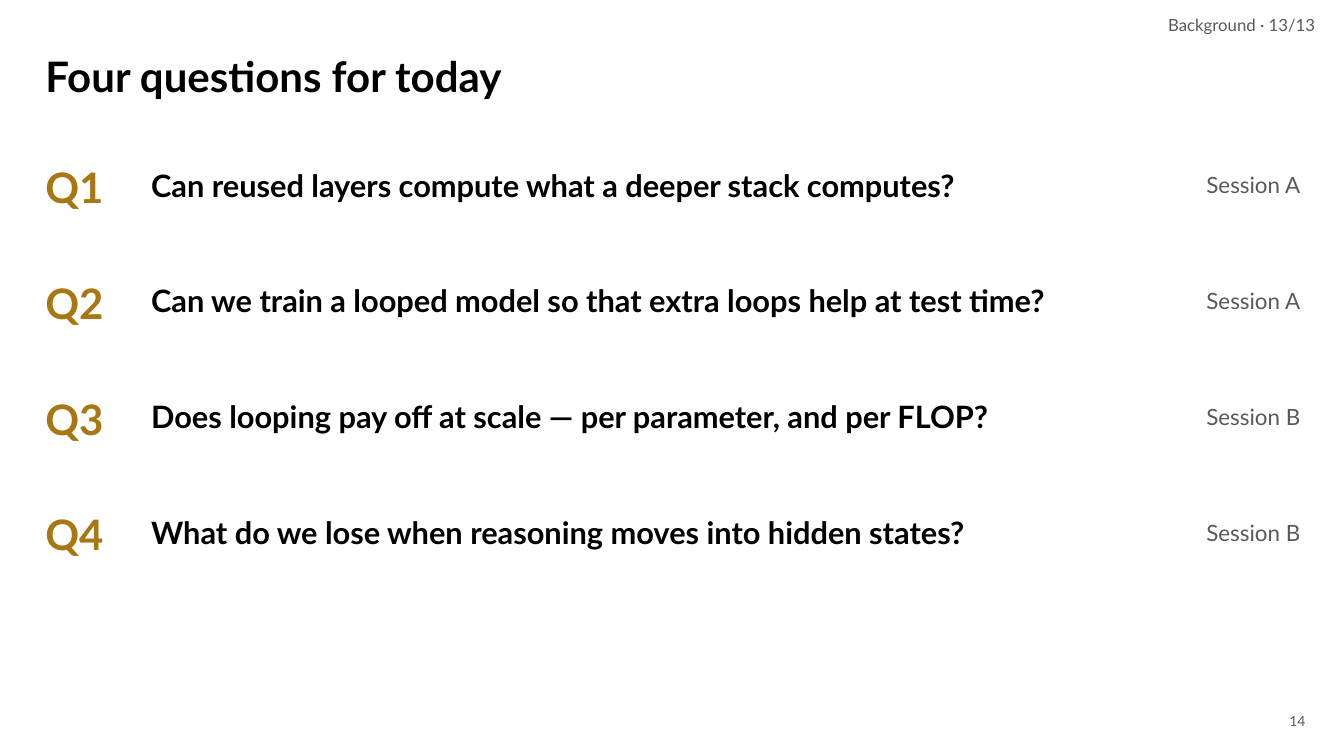
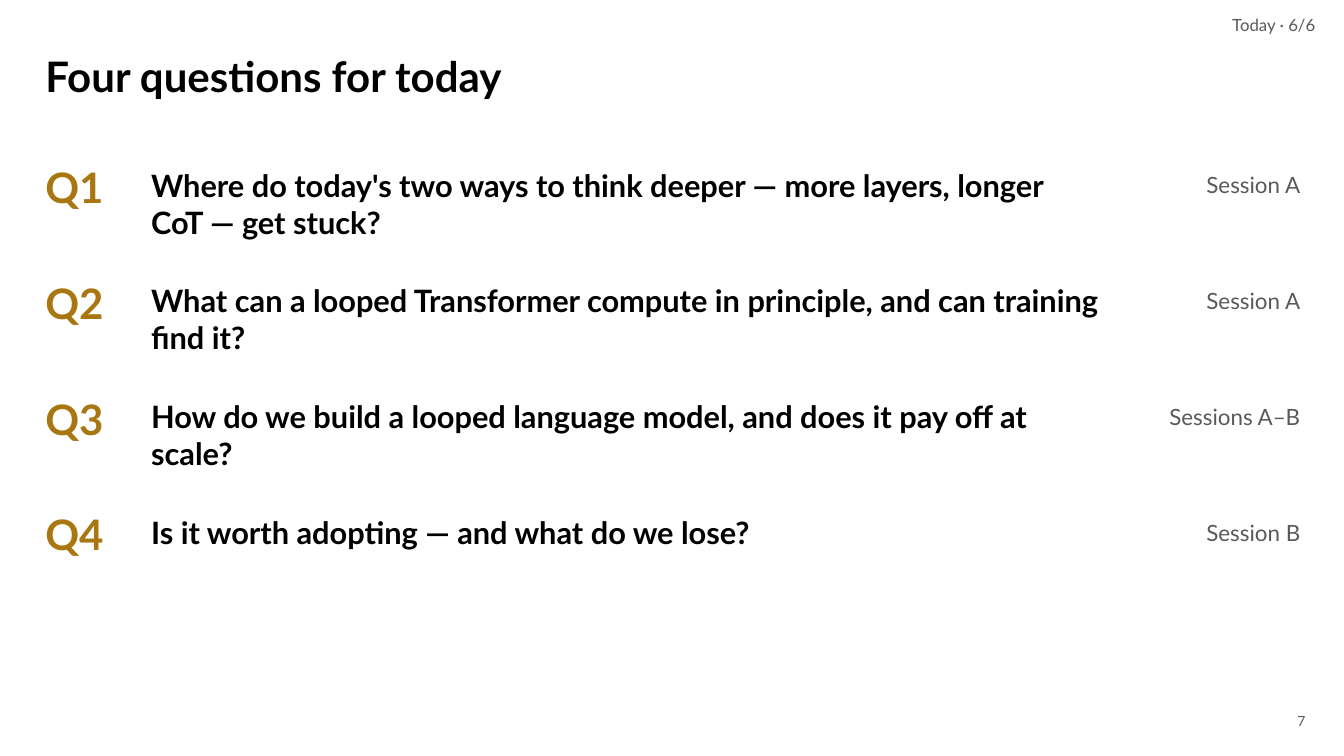
Before and after one commit to irregular6612/agi-hw2, a slide deck: slide 7 of build/out/looped-transformers.pptx (slide 14 before the commit). Drawn at 1344x756 pixels with LibreOffice and Linux fonts; fonts in the diff are those of the drawing. Boxes give left, top, right and bottom in pixels: in the first picture for what was removed or moved away, otherwise in the second. Text is boxed around its words. In the diff, an @@ line names an element or a change of style, - is before the commit and + after.

```diff
--- a/build/out/looped-transformers.pptx
+++ b/build/out/looped-transformers.pptx
@@ text at <box>1232,18,1315,34</box>: text changed @@
-Background · 13/13
+Today · 6/6
@@ text at <box>151,174,1043,240</box>: text changed @@
-Can reused layers compute what a deeper stack computes?
+Where do today's two ways to think deeper — more layers, longer CoT — get stuck?
@@ text at <box>151,289,1098,350</box>: text changed @@
-Can we train a looped model so that extra loops help at test time?
+What can a looped Transformer compute in principle, and can training find it?
@@ text at <box>151,405,1027,466</box>: text changed @@
-Does looping pay off at scale — per parameter, and per FLOP?
+How do we build a looped language model, and does it pay off at scale?
@@ text at <box>1169,409,1301,425</box>: text changed @@
-Session B
+Sessions A–B
@@ text at <box>151,521,750,550</box>: text changed @@
-What do we lose when reasoning moves into hidden states?
+Is it worth adopting — and what do we lose?
@@ page number at <box>1297,716,1305,726</box>: text changed @@
-14
+7
```
Also in this commit, not shown: 78 other slides changed, 32 slides added, 65 slides removed, 23 other files.
